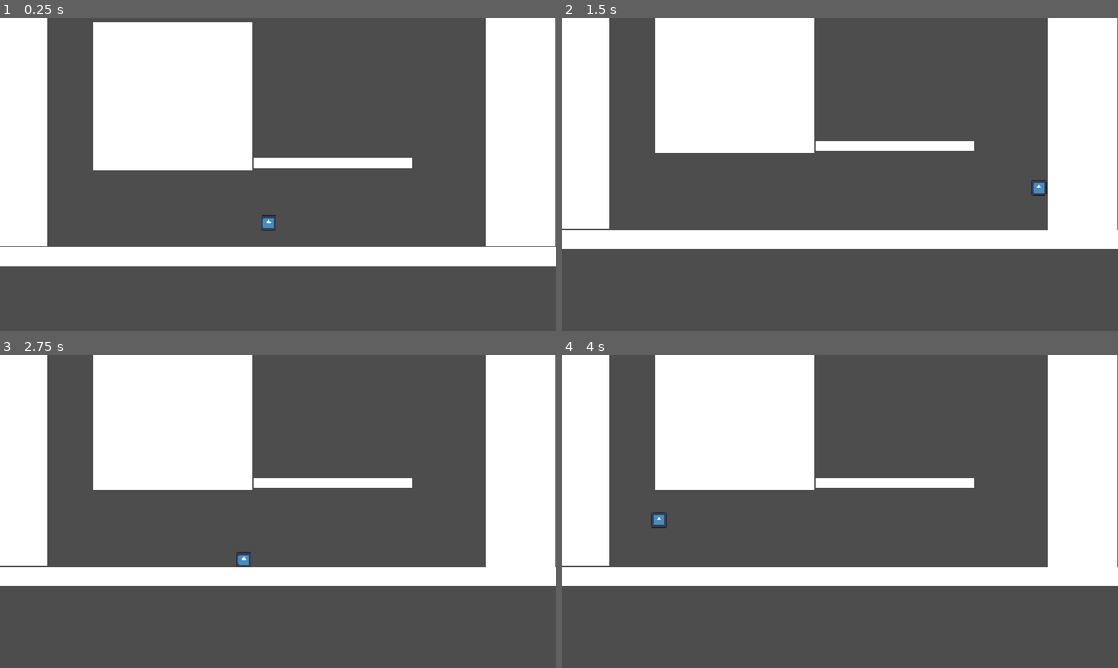
Above: before the commit, frames 1-4 (two rows, left to right).
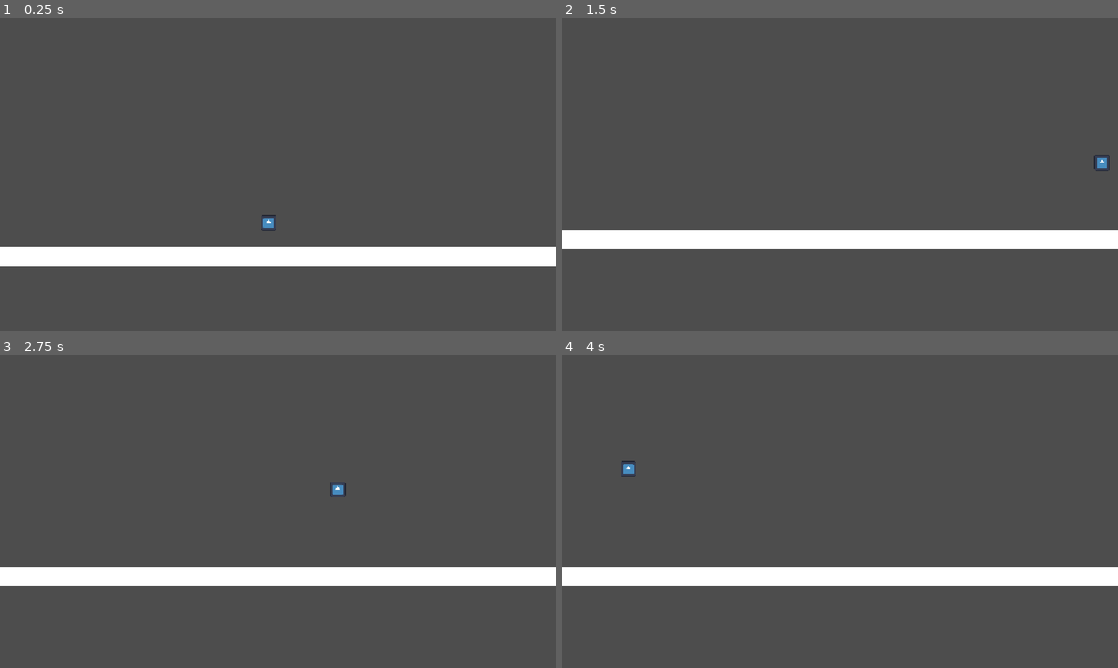
Above: after the commit, the same moments.

Repository: blocks1245/icecubes-gmtk-2026
Game: Godot game, scene res://Scenes/level.tscn
Two runs of this game, one before a commit and one after it. Both use one fixed random seed, a clock stepped at 60 frames per second and the inputs below. The engine's default icon, where the game draws it, is replaced by a stand-in: a white triangle on a blue panel in a dark square.
Inputs:
- Up to frame 1 (0.25 s): no input
- Up to frame 2 (1.5 s): tap Enter (ui_accept) at 0.5, 0.6, 0.77, 1.07, 1.35 s
- Up to frame 3 (2.75 s): tap Enter (ui_accept) at 1.52, 1.82, 2.1 s
- Up to frame 4 (4 s): tap Enter (ui_accept) at 2.85, 3.02, 3.32, 3.6, 3.77 s

The runs differ from the first frame. In frame 1, 30% of the frame differs, in the area x 0-100%, y 0-73%; in frame 2, 28%; in frame 3, 28%; in frame 4, 28%.

Commit message:
Fixed States AGAIN and added world borders

Diff:
--- a/Scenes/level.tscn
+++ b/Scenes/level.tscn
@@ -6,14 +6,12 @@
 [sub_resource type="RectangleShape2D" id="RectangleShape2D_nw5an"]
 size = Vector2(1172, 20)
 
-[sub_resource type="RectangleShape2D" id="RectangleShape2D_ubc3u"]
-size = Vector2(148, 544)
+[sub_resource type="WorldBoundaryShape2D" id="WorldBoundaryShape2D_nw5an"]
+normal = Vector2(1, 0)
 
-[sub_resource type="RectangleShape2D" id="RectangleShape2D_x34sh"]
-size = Vector2(326, 20)
-
-[sub_resource type="RectangleShape2D" id="RectangleShape2D_0im8k"]
-size = Vector2(329, 307)
+[sub_resource type="WorldBoundaryShape2D" id="WorldBoundaryShape2D_ubc3u"]
+normal = Vector2(-1, 0)
+distance = -1151.0
 
 [node name="Level" type="Node2D" unique_id=1279613242]
 script = ExtResource("1_k5f4k")
@@ -29,46 +27,13 @@
 offset_top = -11.0
 offset_right = 584.0
 offset_bottom = 29.0
+metadata/_edit_use_anchors_ = true
 
-[node name="CollisionShape2D2" type="CollisionShape2D" parent="StaticBody2D" unique_id=1266142108]
-position = Vector2(21, 262)
-shape = SubResource("RectangleShape2D_ubc3u")
+[node name="CollisionShape2D2" type="CollisionShape2D" parent="StaticBody2D" unique_id=2060737185]
+shape = SubResource("WorldBoundaryShape2D_nw5an")
 
-[node name="ColorRect" type="ColorRect" parent="StaticBody2D/CollisionShape2D2" unique_id=1945499957]
-offset_left = -118.0
-offset_top = -286.0
-offset_right = 76.0
-offset_bottom = 273.0
-
-[node name="CollisionShape2D3" type="CollisionShape2D" parent="StaticBody2D" unique_id=962219338]
-position = Vector2(1078, 261)
-shape = SubResource("RectangleShape2D_ubc3u")
-
-[node name="ColorRect" type="ColorRect" parent="StaticBody2D/CollisionShape2D3" unique_id=1448769927]
-offset_left = -71.0
-offset_top = -270.0
-offset_right = 72.0
-offset_bottom = 275.0
-
-[node name="CollisionShape2D4" type="CollisionShape2D" parent="StaticBody2D" unique_id=264540239]
-position = Vector2(686, 363)
-shape = SubResource("RectangleShape2D_x34sh")
-
-[node name="ColorRect" type="ColorRect" parent="StaticBody2D/CollisionShape2D4" unique_id=1277258625]
-offset_left = -160.0
-offset_top = -10.0
-offset_right = 167.0
-offset_bottom = 11.0
-
-[node name="CollisionShape2D5" type="CollisionShape2D" parent="StaticBody2D" unique_id=1318388534]
-position = Vector2(357, 222.5)
-shape = SubResource("RectangleShape2D_0im8k")
-
-[node name="ColorRect" type="ColorRect" parent="StaticBody2D/CollisionShape2D5" unique_id=186591721]
-offset_left = -165.0
-offset_top = -151.5
-offset_right = 165.0
-offset_bottom = 155.5
+[node name="CollisionShape2D3" type="CollisionShape2D" parent="StaticBody2D" unique_id=1926350670]
+shape = SubResource("WorldBoundaryShape2D_ubc3u")
 
 [node name="Player" parent="." unique_id=1450827021 instance=ExtResource("1_tumq0")]
 position = Vector2(444, 459)
--- a/Scripts/player.gd
+++ b/Scripts/player.gd
@@ -29,33 +29,27 @@
 #processed every physics frame (every frame)
 func _physics_process(delta: float) -> void:
 
-	#handles movement for player
-	HandleMovement(delta)
+	# Add gravity
+	if not is_on_floor():
+		velocity += get_gravity() * delta
+
+	#player state machine
+	StateMachine()
 
 	#move the player
 	move_and_slide()
 
-
-func HandleMovement(delta: float) -> void:
-
-	# Add the gravity.
-	if not is_on_floor():
-		velocity += get_gravity() * delta
-
-	StateMachine()
-
-#invert jump height if falling cuz it feels better
-func InvertJumpHeight():
+#Change move direction when hitting wall
+func InvertMoveDirection():
 	match direction:
 		LEFT:
 			direction = RIGHT
 		RIGHT:
 			direction = LEFT
 
-
-#TODO: fix direction not being accurate sometimes
+#Defines player states, if ur confused with how something works, start from states.STATE_RUNNING
+#and follow what movement should be done and you'll see how it works
 func StateMachine():
-	print(direction)
 	match playerstate:
 		states.STATE_RUNNING:
 			if Input.is_action_just_pressed("ui_accept") and is_on_floor():
@@ -63,7 +57,6 @@
 			velocity.x = direction * SPEED
 
 			if is_on_floor() and is_on_wall():
-				InvertJumpHeight()
 				playerstate = states.STATE_WALLRUNNING
 			elif !is_on_floor() and is_on_wall():
 				playerstate = states.STATE_WALLCLINGING
@@ -72,7 +65,6 @@
 			if is_on_floor():
 				playerstate = states.STATE_RUNNING
 			elif is_on_wall():
-				InvertJumpHeight()
 				playerstate = states.STATE_WALLCLINGING
 
 		states.STATE_WALLCLINGING:
@@ -81,7 +73,10 @@
 			if Input.is_action_just_pressed("ui_accept"):
 				playerstate = states.STATE_WALLJUMPED
 				velocity.y = WALLJUMP_VELOCITY
-				InvertJumpHeight()
+				InvertMoveDirection()
+			if is_on_floor():
+				playerstate = states.STATE_RUNNING
+				InvertMoveDirection()
 
 		states.STATE_WALLJUMPED:
 			if is_on_floor():
